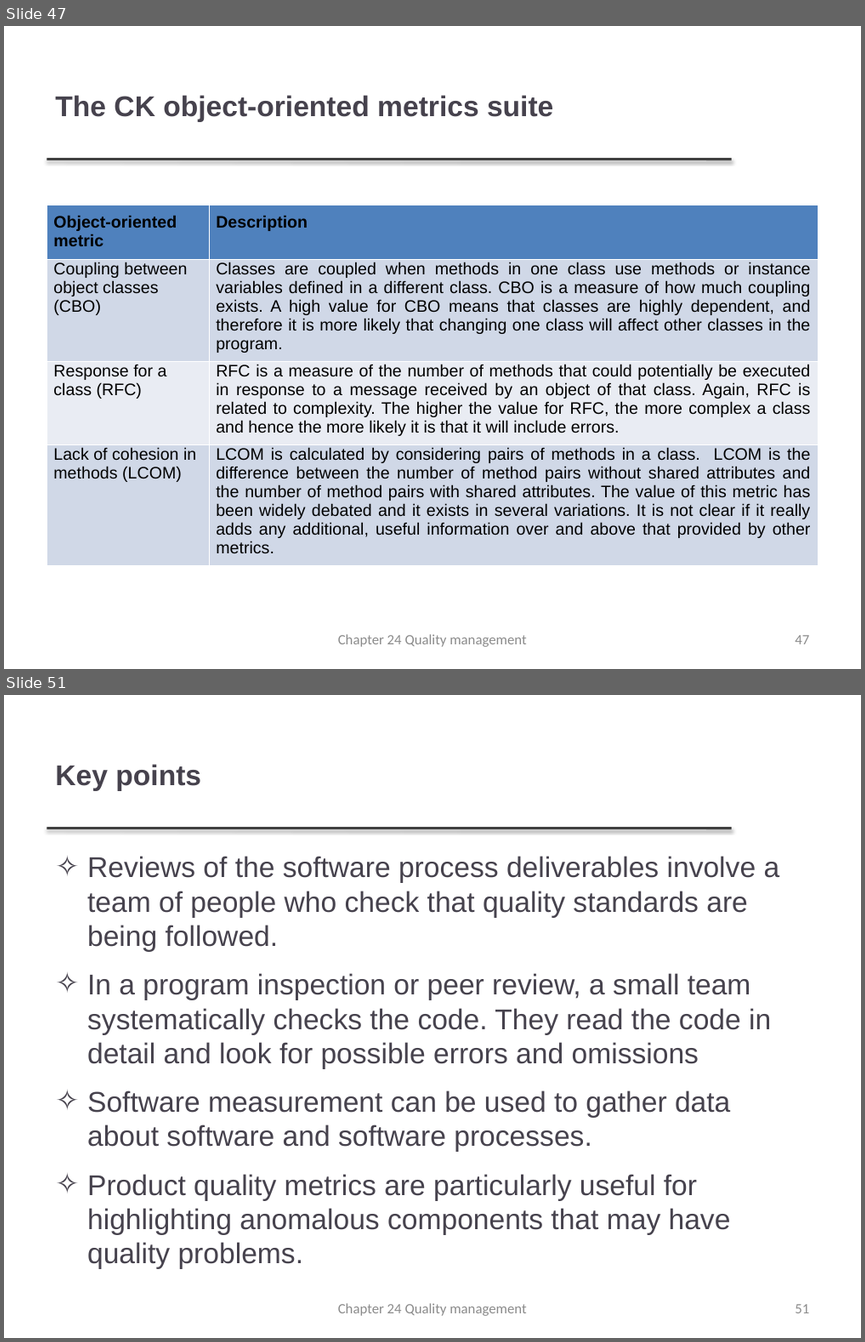
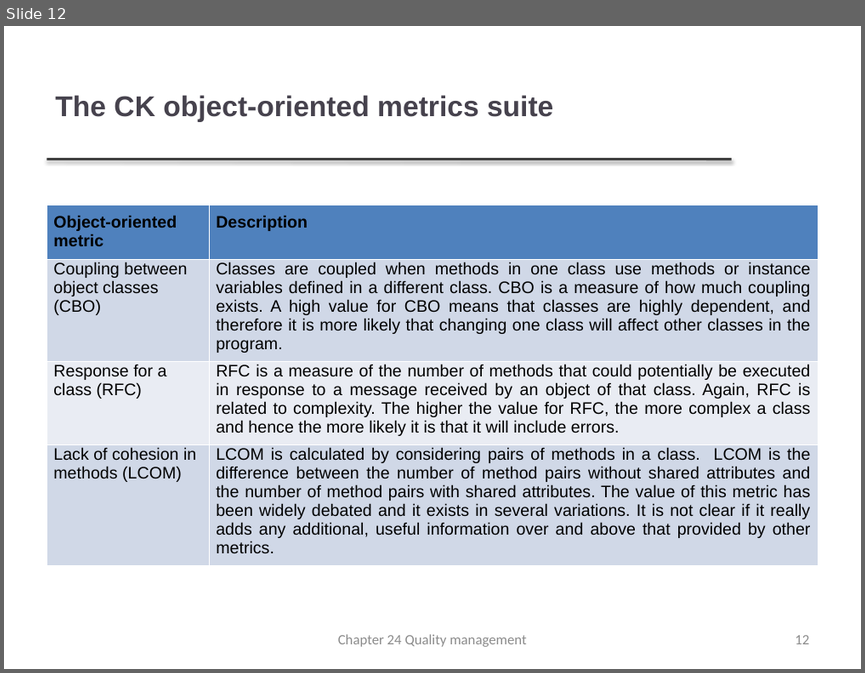
Before and after one commit to 132u/smart, a slide deck: TestingFiles/FilesForStandaloneDifferentFormatsFolder/pptxFile.pptx. Shown one above the other, each under a label of ours: slides 47 and 51 before the commit, slide 12 after it; the slides between them are not shown. The pictures are 865x1342 and 865x673 pixels, drawn with LibreOffice and Linux fonts; fonts in the diff are those of the drawing; background and template pictures are left out. Boxes give left, top, right and bottom in pixels: in the first picture for what was removed or moved away, otherwise in the second. Text is boxed around its words. In the diff, an @@ line names an element or a change of style, - is before the commit and + after.

```diff
--- a/TestingFiles/FilesForStandaloneDifferentFormatsFolder/pptxFile.pptx
+++ b/TestingFiles/FilesForStandaloneDifferentFormatsFolder/pptxFile.pptx
@@ slide 51 removed at <box>4,695,861,1338</box>, background #FFFFFF; not listed: 1 template element that a slide beside it also shows @@
@@ title removed at <box>55,764,201,791</box> @@
-Key points
@@ text removed at <box>87,856,780,1269</box> @@
-✧ Reviews of the software process deliverables involve a team of people who check that quality standards are being followed.
-✧ In a program inspection or peer review, a small team systematically checks the code. They read the code in detail and look for possible errors and omissions
-✧ Software measurement can be used to gather data about software and software processes.
-✧ Product quality metrics are particularly useful for highlighting anomalous components that may have quality problems.
@@ text removed at <box>338,1303,526,1315</box> @@
-Chapter 24 Quality management
@@ page number removed at <box>794,1304,809,1313</box> @@
-51
@@ what was slide 47 is now slide 12 @@
@@ page number at <box>794,635,809,644</box>: text changed @@
-47
+12
```
Also in this commit, not shown: 38 other slides removed, 11 other files.
